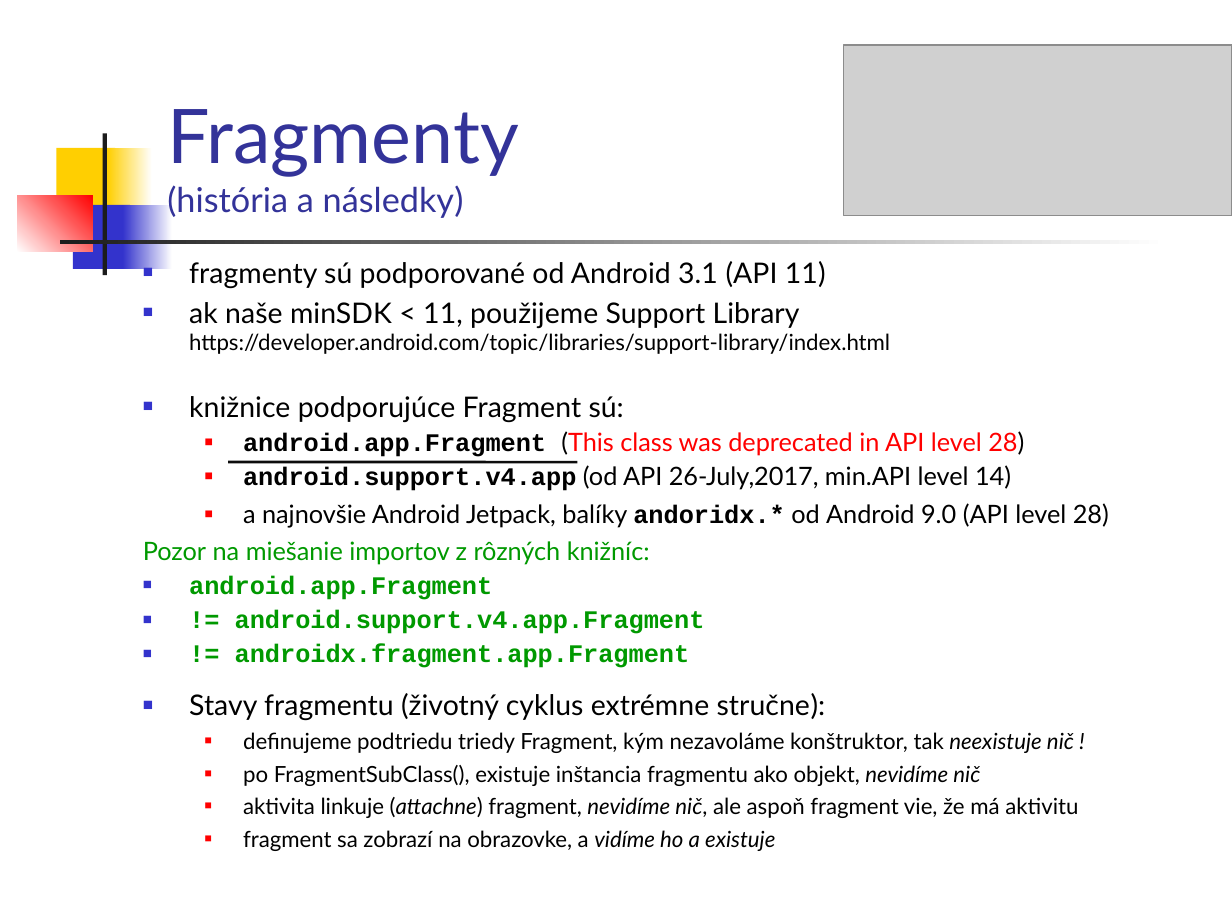
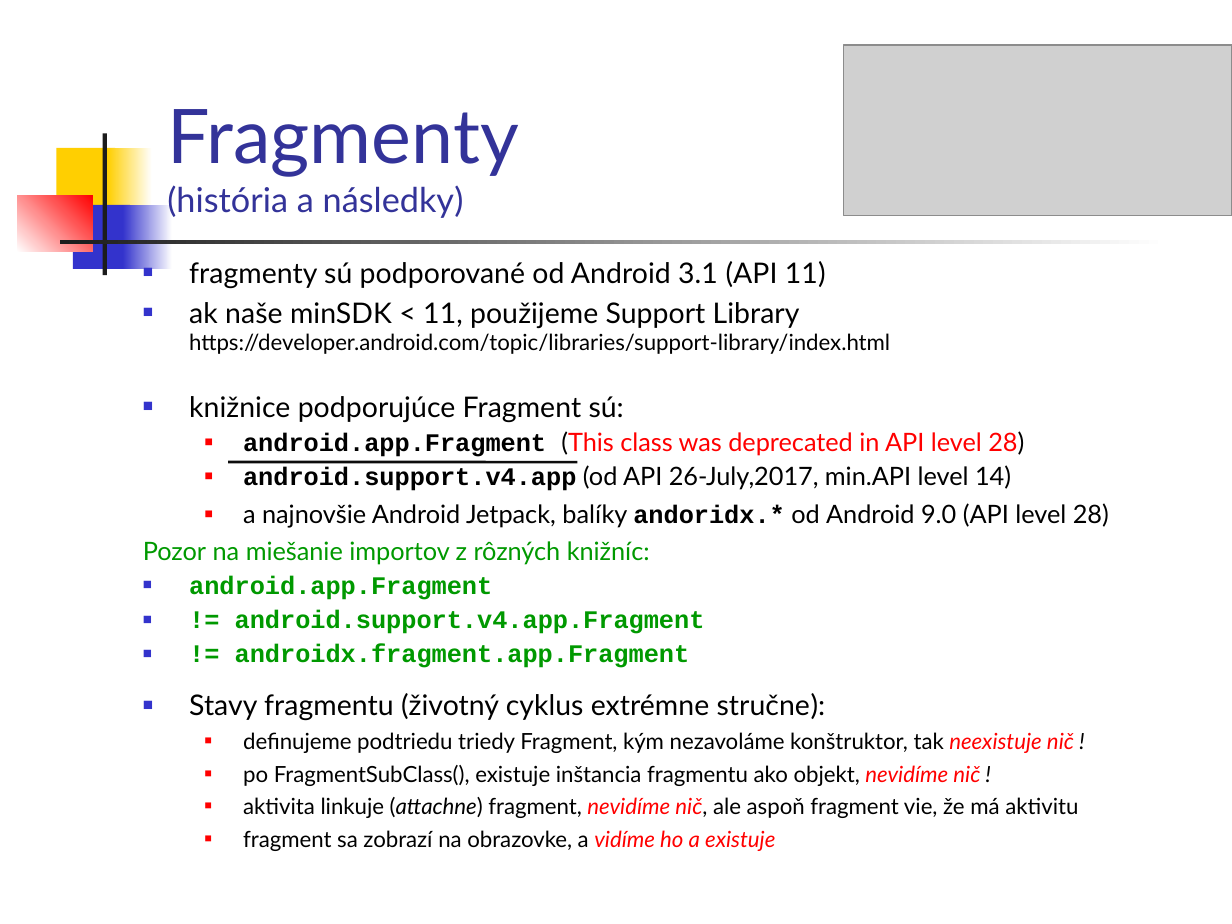
Before and after one commit to vmandro/Prednasky, a slide deck: slide 6 of 06/06_Android.ppt. Drawn at 1232x924 pixels with LibreOffice and Linux fonts; fonts in the diff are those of the drawing; grey boxes stand for pictures. Boxes give left, top, right and bottom in pixels: in the first picture for what was removed or moved away, otherwise in the second. Text is boxed around its words. In the diff, an @@ line names an element or a change of style, - is before the commit and + after.

```diff
--- a/06/06_Android.ppt
+++ b/06/06_Android.ppt
@@ text at (243, 732, 1078, 851): text colour #000000 to #FF0000 in "neexistuje nič", "nevidíme nič,", "vidíme ho a existuje" @@
@@ text at (243, 765, 980, 786): text changed @@
-  ■ po FragmentSubClass(), existuje inštancia fragmentu ako objekt, nevidíme nič
+  ■ po FragmentSubClass(), existuje inštancia fragmentu ako objekt, nevidíme nič !
```
Also in this commit, not shown: 21 other slides changed, 1 slide added, 1 other file.
